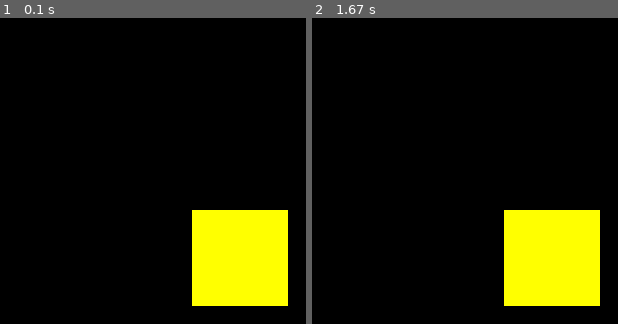
Above: before the commit, frames 1-2 (left to right).
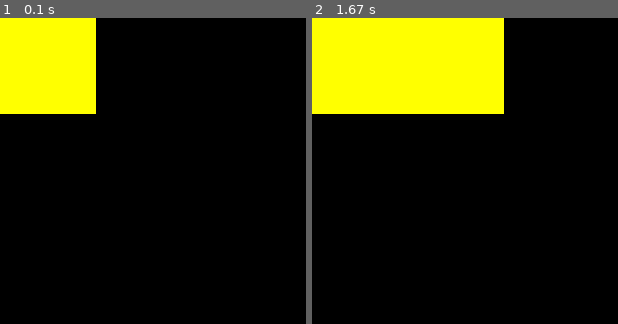
Above: after the commit, the same moments.

Repository: jsbueno/pacman_pygame
Game: pygame game, started from game.py
The game is run twice, just before and just after one commit, with the same random seed, the same clock (stepped at 60 frames per second) and the same inputs.
Inputs:
- Up to frame 1 (0.1 s): no input
- Up to frame 2 (1.67 s): hold Right 0.33-0.8 s; hold Up 0.83-1.13 s

The runs differ from the first frame. In frame 1, 20% of the frame differs, in the area x 0-95%, y 0-95%; in frame 2, 30%.

Commit message:
Keyboard and movement

Diff:
--- a/game.py
+++ b/game.py
@@ -1,7 +1,7 @@
 import pygame
 
-
 SIZE = 800, 600
+CELL = 32
 
 FPS = 30
 
@@ -13,11 +13,25 @@
 def main():
     clock = pygame.time.Clock()
 
+    x, y = 0, 0
     while True:
         for event in pygame.event.get():
             if event.type == pygame.QUIT:
                 return
-        pygame.draw.rect(Screen, (255, 255,0), (64,64,32,32))
+            elif event.type == pygame.KEYDOWN:
+                key = event.key
+                if key == pygame.K_LEFT:
+                    x -= 1
+                elif key == pygame.K_RIGHT:
+                    x += 1
+                if key == pygame.K_UP:
+                    y -= 1
+                elif key == pygame.K_DOWN:
+                    y += 1
+                if key == pygame.K_ESCAPE:
+                    return
+
+        pygame.draw.rect(Screen, (255, 255,0), (x * CELL, y * CELL, CELL, CELL))
 
         pygame.display.update()
         clock.tick(FPS)
